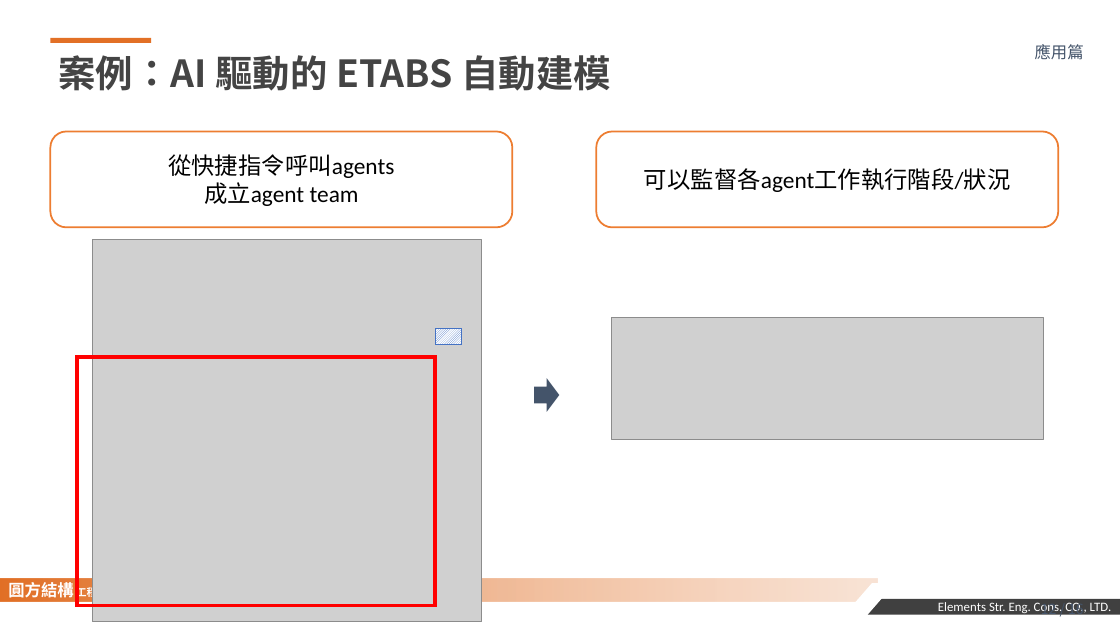
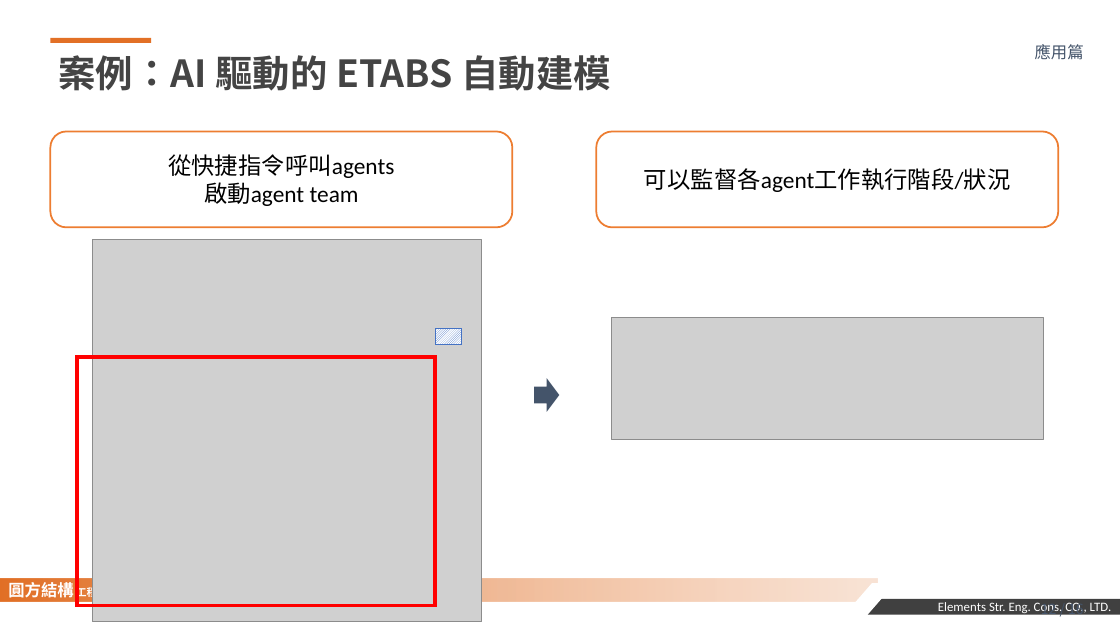
Before and after one commit to Ta30678/claude-auto-build-etabs-model, a slide deck: slide 22 of 2026-0310 AI_ETABS_自動建模系統.pptx (slide 18 before the commit). Drawn at 1120x630 pixels with LibreOffice and Linux fonts; fonts in the diff are those of the drawing; grey boxes stand for pictures; background and template pictures are left out. Boxes give left, top, right and bottom in pixels: in the first picture for what was removed or moved away, otherwise in the second. Text is boxed around its words. In the diff, an @@ line names an element or a change of style, - is before the commit and + after.

```diff
--- a/2026-0310 AI_ETABS_自動建模系統.pptx
+++ b/2026-0310 AI_ETABS_自動建模系統.pptx
@@ text in rounded rectangle at (x1=204, y1=182, x2=359, y2=206): text changed @@
-成立agent team
+啟動agent team
```
Also in this commit, not shown: 2 other slides changed, 4 slides added, 1 slide removed, 13 other files.
